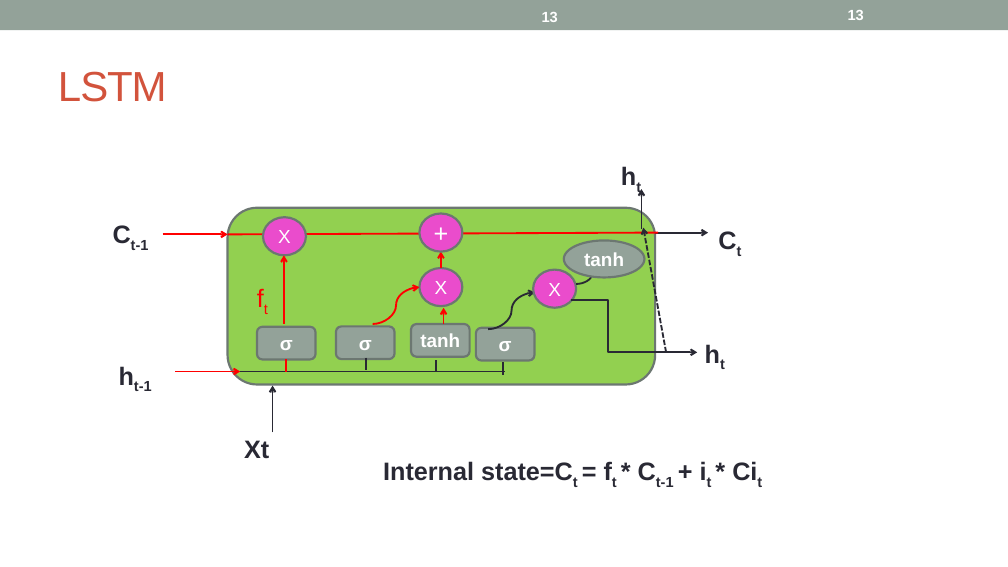
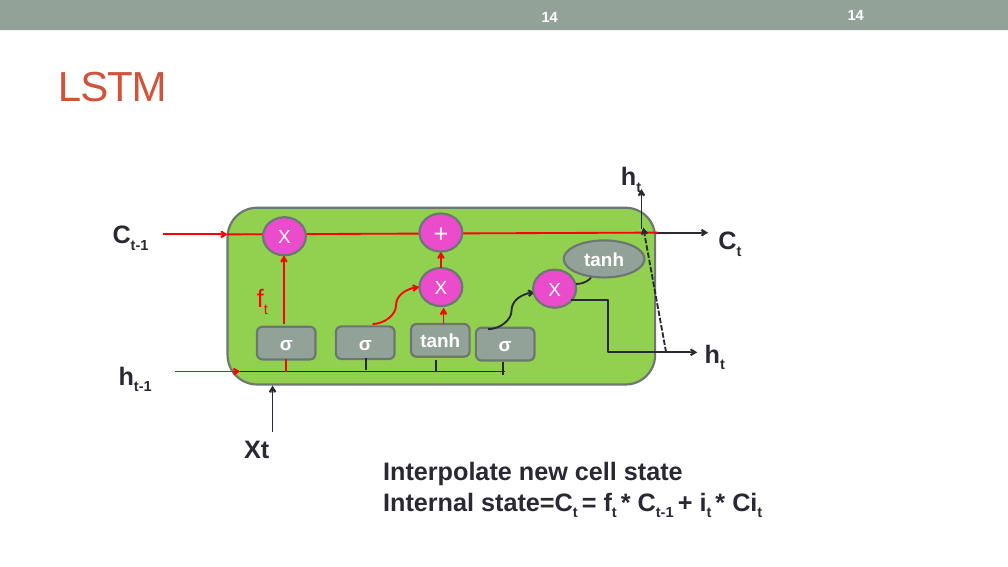
Before and after one commit to nidhiaro/PythonAssignment, a slide deck: slide 14 of 27. LSTM.pptx (slide 13 before the commit). Drawn at 1008x567 pixels with LibreOffice and Linux fonts; fonts in the diff are those of the drawing. Boxes give left, top, right and bottom in pixels: in the first picture for what was removed or moved away, otherwise in the second. Text is boxed around its words. In the diff, an @@ line names an element or a change of style, - is before the commit and + after.

```diff
--- a/27. LSTM.pptx
+++ b/27. LSTM.pptx
@@ page number at <box>542,12,558,22</box>: text changed @@
-13
+14
@@ page number at <box>848,10,864,20</box>: text changed @@
-13
+14
@@ text at <box>383,461,683,486</box>: paragraph added @@
+Interpolate new cell state
```
Also in this commit, not shown: 3 other slides changed, 1 slide added.
